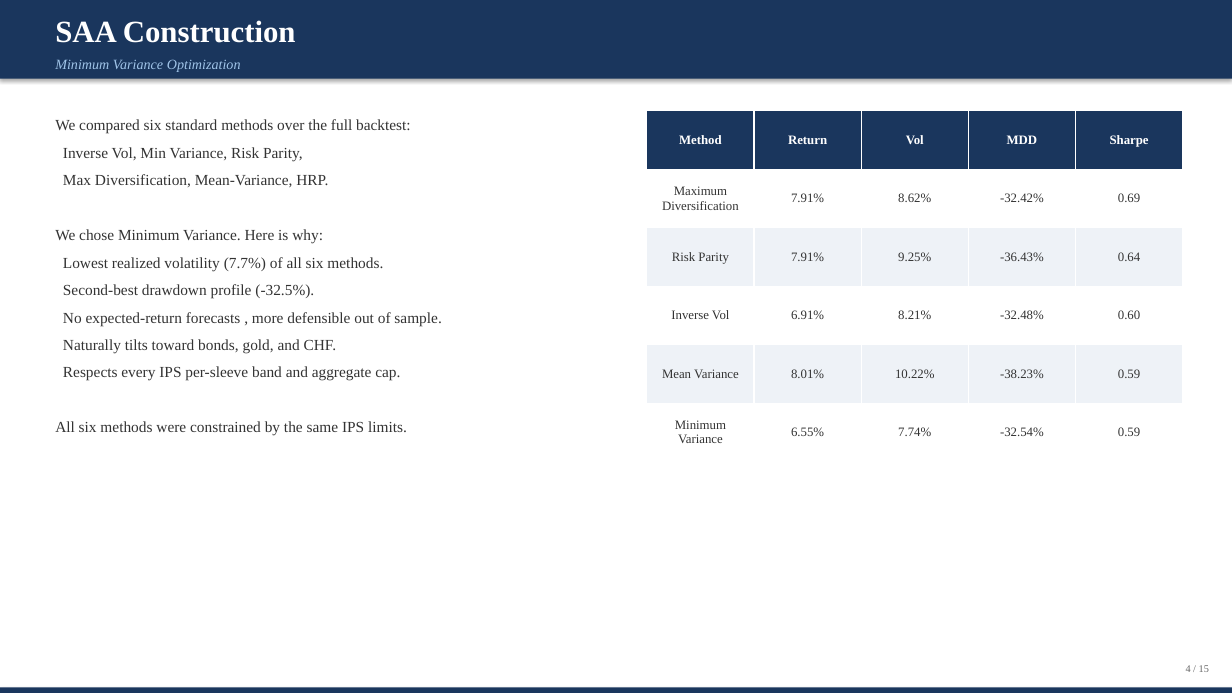
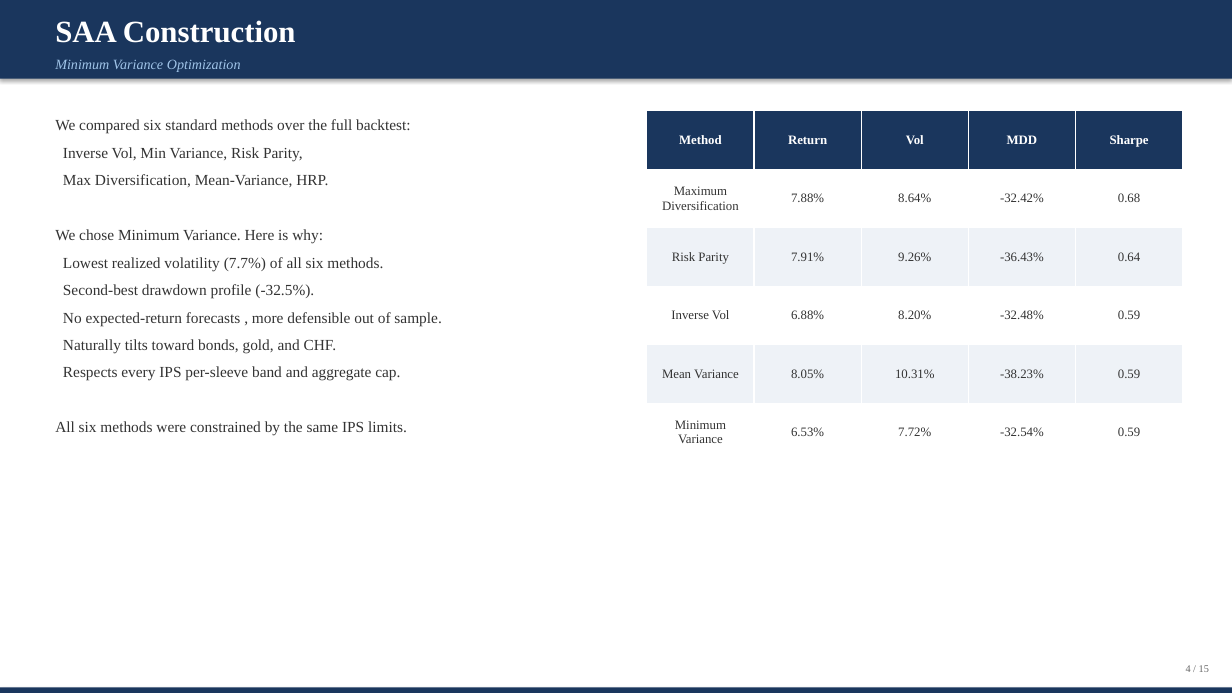
Before and after one commit to Scott-Switzer/FIN496-Foundation-Project, a slide deck: slide 4 of taa_project/outputs/reports/whitmore_deck.pptx. Drawn at 1232x693 pixels with LibreOffice and Linux fonts; fonts in the diff are those of the drawing. Boxes give left, top, right and bottom in pixels: in the first picture for what was removed or moved away, otherwise in the second. Text is boxed around its words. In the diff, an @@ line names an element or a change of style, - is before the commit and + after.

```diff
--- a/taa_project/outputs/reports/whitmore_deck.pptx
+++ b/taa_project/outputs/reports/whitmore_deck.pptx
@@ table at (647, 111, 1183, 462) @@
-row 2: Maximum Diversification | 7.91% | 8.62% | -32.42% | 0.69
+row 2: Maximum Diversification | 7.88% | 8.64% | -32.42% | 0.68
-row 3, column 3: 9.25%
+row 3, column 3: 9.26%
-row 4: Inverse Vol | 6.91% | 8.21% | -32.48% | 0.60
+row 4: Inverse Vol | 6.88% | 8.20% | -32.48% | 0.59
-row 5, column 2: 8.01%
+row 5, column 2: 8.05%
-row 5, column 3: 10.22%
+row 5, column 3: 10.31%
-row 6, column 2: 6.55%
+row 6, column 2: 6.53%
-row 6, column 3: 7.74%
+row 6, column 3: 7.72%
```
Also in this commit, not shown: 4 other slides changed, 24 other files.
